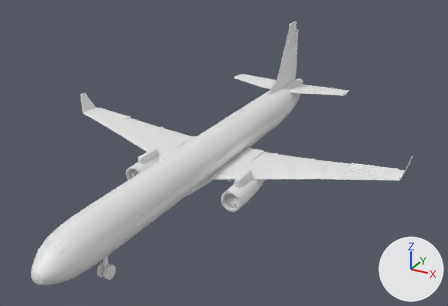
The glTF model game/Airside/Assets/StreamingAssets/Airside/Art/Models/Aircraft/mdl_e190_v01.gltf, before and after one commit.
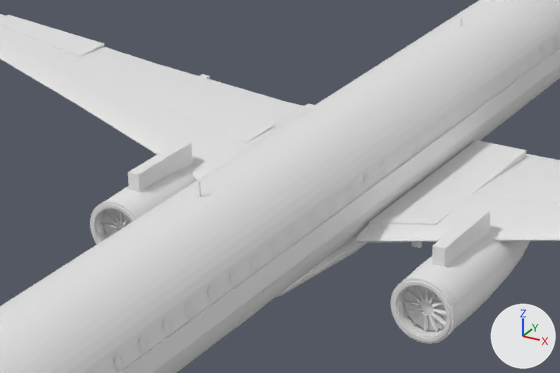
Each version appears first whole from a 50 mm camera at (21.7, -19.0, 22.4) aimed at (1.3, 18.1, 3.8), and next in a close-up on the part from 22% to 61% of the width and 34% to 72% of the height. The axes (+X, +Y, +Z) are drawn at lower right. The lights are the same throughout. The last two pictures show the newer version. Vertices at exactly the same position are counted once.

The first close-up shows 'aileron_left', 'engine_left', 'engine_right', 'fuselage', 'livery_stripe_lower', 'nacelle_right', 'pylon_left', 'pylon_right', 'spoiler_left', 'wing_left', 'wing_right', 'wing_root_right' and 37 more.
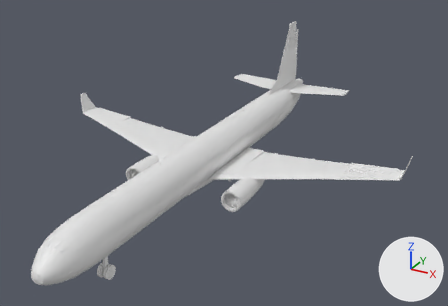
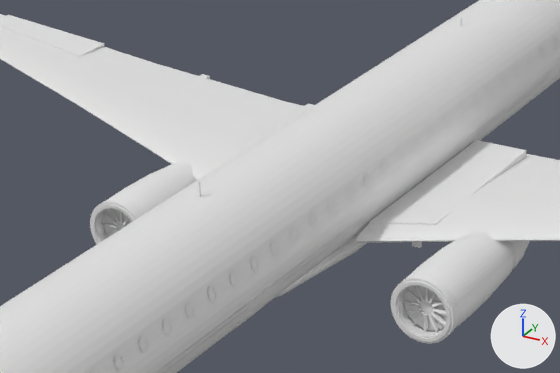
Where the change shows, as pixel boxes [x1, y1, x2, y2] in the close-ups (560 x 373 px):
'livery_stripe_lower', reshaped
    before: [120, 48, 560, 373]
    after: [164, 63, 560, 373]
'pylon_right', reshaped (not visible afterwards)
    before: [432, 208, 490, 267]
'pylon_left', reshaped (not visible afterwards)
    before: [128, 140, 192, 192]
'livery_secondary', unchanged, uncovered by the edit
    after: [157, 59, 560, 373]

Diff of the bpy script that builds the scene:
```diff
--- a/game/Airside/Assets/StreamingAssets/Airside/Art/Models/Aircraft/mdl_e190_v01.gltf.py
+++ b/game/Airside/Assets/StreamingAssets/Airside/Art/Models/Aircraft/mdl_e190_v01.gltf.py
@@ me_livery_stripe_lower @@
 # used by ob_livery_stripe_lower; location = (0.0, 0.0, 0.0)
-me_livery_stripe_lower.from_pydata(...)  # 256 vertices, 508 faces; spans x 1.2..1.5, y 6.6..31.4, z 3.3..4.4
+me_livery_stripe_lower.from_pydata(...)  # 306 vertices, 430 faces; spans x 0.0..1.5, y 5.4..33.9, z 2.7..5.0
+# me_livery_stripe_lower part 3: 1 vertex moved within x 1.4, y 30.2, z 4.1; 255 vertices removed from x 1.2..1.5, y 6.6..31.4, z 3.3..4.4; 305 vertices added at x 0.0..1.5, y 5.4..33.9, z 2.7..5.0
@@ me_pylon_left @@
 # used by ob_pylon_left; location = (0.0, 0.0, 0.0)
-me_pylon_left.from_pydata(...)  # 8 vertices, 12 faces; spans x -4.2..-3.9, y 14.82..17.02, z 2.21..3.51
-me_pylon_left.vertices[2].co = (-3.9, 17.02, 3.51)  # pixel (191, 142)
-me_pylon_left.vertices[3].co = (-4.2, 17.02, 3.51)  # pixel (181, 139)
-me_pylon_left.vertices[5].co = (-4.2, 14.82, 3.51)  # pixel (127, 172)
-me_pylon_left.vertices[6].co = (-3.9, 14.82, 3.51)  # pixel (138, 174)
+me_pylon_left.from_pydata(...)  # 8 vertices, 12 faces; spans x -4.2..-3.9, y 14.82..17.02, z 2.21..2.73
+# me_pylon_left part 1
+me_pylon_left.vertices[2].co = (-3.9, 17.02, 2.69)
+me_pylon_left.vertices[3].co = (-4.2, 17.02, 2.73)
+me_pylon_left.vertices[5].co = (-4.2, 14.82, 2.73)
+me_pylon_left.vertices[6].co = (-3.9, 14.82, 2.69)
@@ me_pylon_right @@
 # used by ob_pylon_right; location = (0.0, 0.0, 0.0)
-me_pylon_right.from_pydata(...)  # 8 vertices, 12 faces; spans x 3.9..4.2, y 14.82..17.02, z 2.21..3.51
-me_pylon_right.vertices[2].co = (4.2, 17.02, 3.51)  # pixel (490, 210)
-me_pylon_right.vertices[3].co = (3.9, 17.02, 3.51)  # pixel (478, 207)
-me_pylon_right.vertices[5].co = (3.9, 14.82, 3.51)  # pixel (432, 245)
-me_pylon_right.vertices[6].co = (4.2, 14.82, 3.51)  # pixel (444, 248)
+me_pylon_right.from_pydata(...)  # 8 vertices, 12 faces; spans x 3.9..4.2, y 14.82..17.02, z 2.21..2.73
+# me_pylon_right part 2
+me_pylon_right.vertices[2].co = (4.2, 17.02, 2.73)
+me_pylon_right.vertices[3].co = (3.9, 17.02, 2.69)
+me_pylon_right.vertices[5].co = (3.9, 14.82, 2.69)
+me_pylon_right.vertices[6].co = (4.2, 14.82, 2.73)
```
